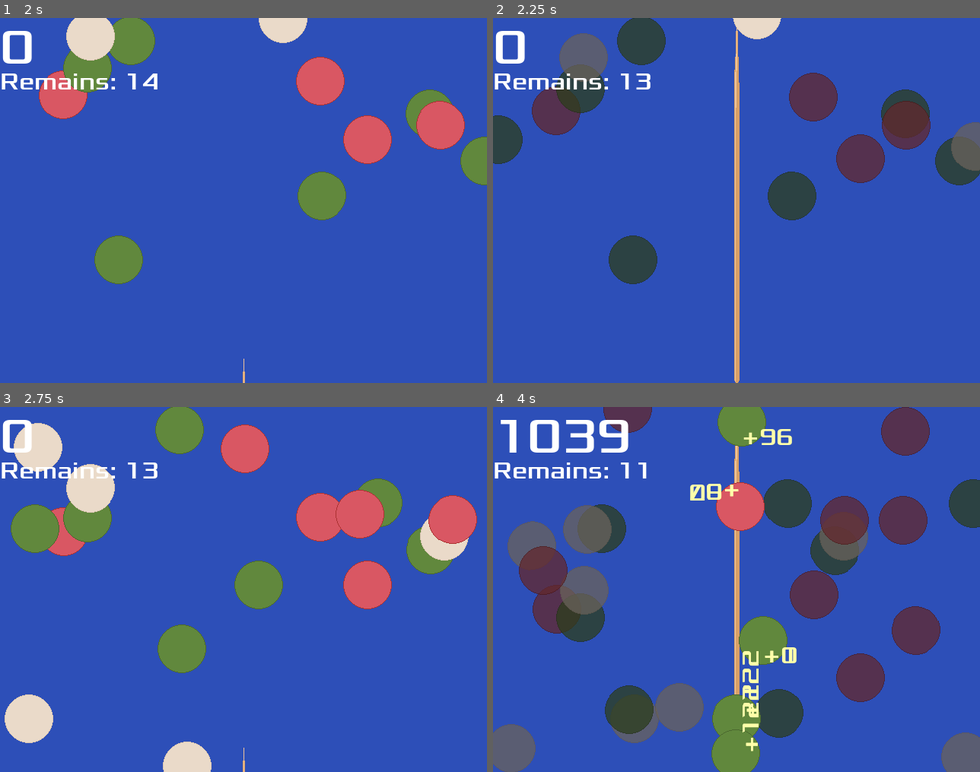
Above: before the commit, frames 1-4 (two rows, left to right).
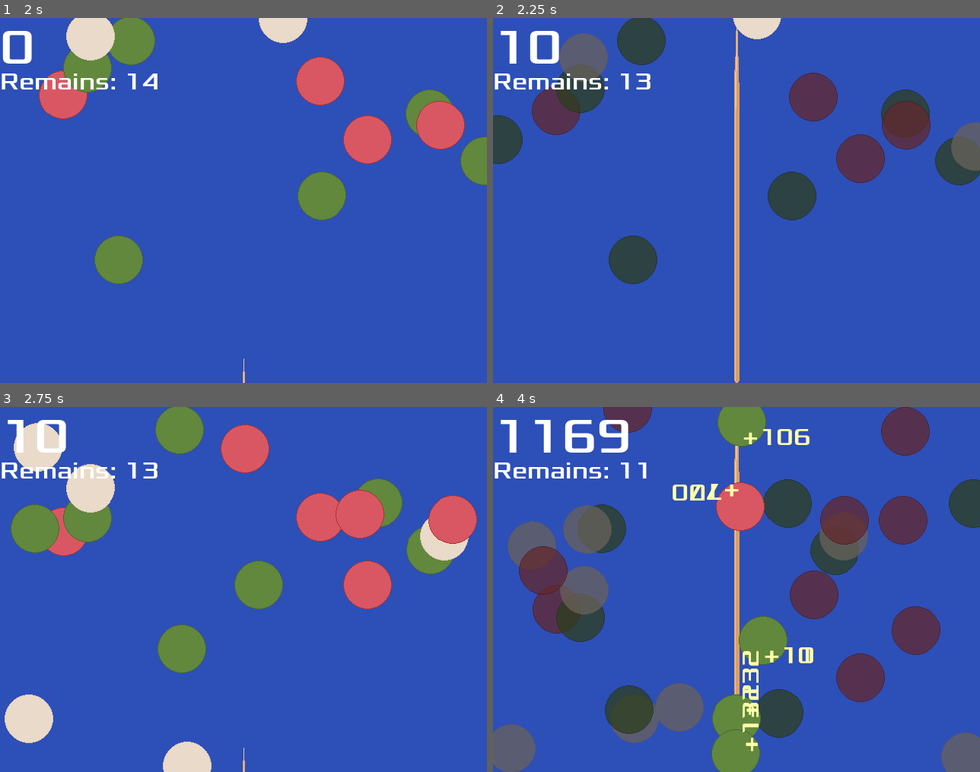
Above: after the commit, the same moments.

Repository: zundouz/ldjam54_odango
Game: Godot game, scene res://main.tscn
Two runs of this game, one before a commit and one after it. Both use one fixed random seed, a clock stepped at 60 frames per second and the inputs below.
Inputs (mouse positions are in pixels of both pictures, inside the frame that each line leads up to):
- Up to frame 1 (2 s): tap Space (space) at 0.5 s; move the mouse to (350, 182) at 0.52 s; hold Up (move_up) 0.53-1.28 s; tap Enter (enter) at 0.6, 1.35 s; move the mouse to (146, 218) at 1.27 s
- Up to frame 2 (2.25 s): move the mouse to (785, 120) at 2.02 s; hold Up (move_up) from 2.03 s (still down); click (785, 120) at 2.1 s
- Up to frame 3 (2.75 s): keep holding Up (move_up); tap Enter (enter) at 2.3 s
- Up to frame 4 (4 s): move the mouse to (712, 662) at 2.77 s; tap Space (space) at 2.85 s; tap Enter (enter) at 3.05, 3.8 s; move the mouse to (882, 644) at 3.52 s; release Up (move_up) at 3.53 s; tap W (w_key) at 3.6 s

Frame 1 is identical in both runs. In frame 2, 0.7% of the frame differs, in the area x 0-14%, y 3-13%; in frame 3, 0.7%; in frame 4, 1.2%, in the area x 7-66%, y 3-86%.

Commit message:
chore: スコア0はさすがに…なので慈悲の10点を最低点に

Diff:
--- a/odango.gd
+++ b/odango.gd
@@ -56,7 +56,7 @@
 #			position.y = position.y - 20.0
 #			# TODO: いい感じの方法探す、transformだとむずい
 			is_integrate_force = true
-			var added_score : int = (center_bonus * center_bonus) / 10.0
+			var added_score : int = (center_bonus * center_bonus) / 10.0 + 10
 			if MyGlobal.remained_skewer != MyGlobal.remained_skewer_init_val - 1:
 				# スコア加算
 				MyGlobal.score += added_score
